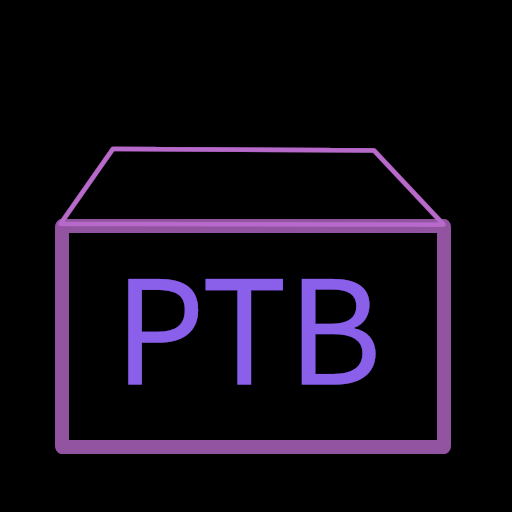
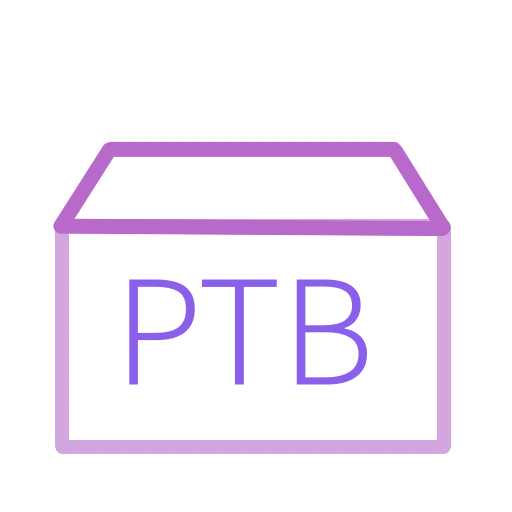
Before/after of a w=512, h=512 layered artwork. What changed in the layer stack:
added layer "顏料圖層 3" above "顏料圖層 2" over left=0, top=128, right=512, bottom=256
hid "顏料圖層 2", painted on it over left=0, top=128, right=448, bottom=256
painted on "顏料圖層 1" over left=0, top=192, right=512, bottom=512